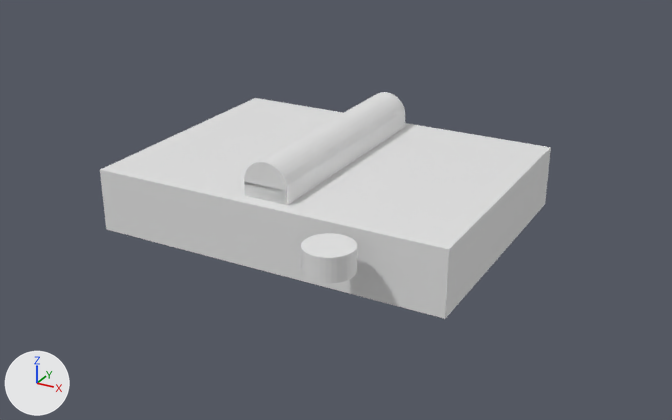
A saved change to the Blender file table.blend.
The view is the same before and after, from a 50 mm lens placed at (46.7, -84.2, 39.5), pointed at (2.6, -3.9, -0.7). Arrows for +X, +Y and +Z are at lower left; the lights stay in place.

In view in the first picture: 'Cube', '柱体', '柱体.001', '立方体'.
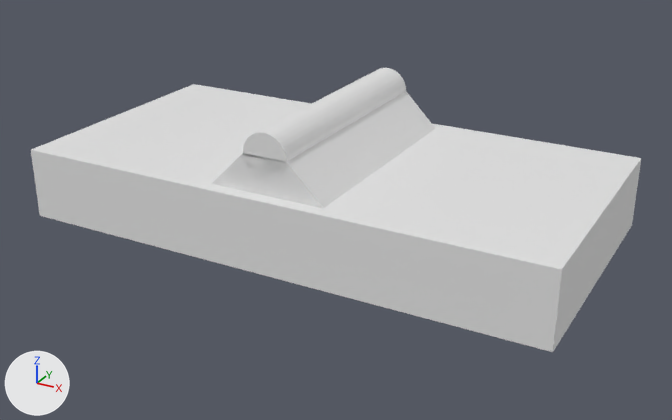
Commit message: add support foot.

Location of each change, (x1, y1, x2, y2) in pixels of the pictures (672 x 420 px):
'Cube', rescaled (35% wider, 21% taller)
    before: (100, 98, 551, 319)
    after: (31, 84, 641, 352)
'柱体', moved
    before: (244, 92, 405, 204)
    after: (243, 68, 406, 182)
'support2.001', added
    after: (287, 91, 436, 208)
'柱体.001', deleted
    before: (301, 233, 357, 283)
'support2.002', added
    after: (212, 153, 244, 191)

Edits to the bpy script that builds the scene:
```text
Add me_立方体_004:
    me_立方体_004.from_pydata([(-1.0, -1.0, -1.0), (-1.0, -1.0, 1.0), (-1.0, 1.0, -1.0), (-1.0, 1.0, 1.0), (1.0, -1.0, -1.0), (1.0, 1.0, -1.0)], [], [(0, 1, 3, 2), (2, 3, 5), (4, 1, 0), (2, 5, 4, 0), (3, 1, 4, 5)])
Change ob_cube:
    ob_cube.scale: (20.0, 15.0, 3.5) -> (30.0, 15.0, 4.0)
Change ob_柱体:
    ob_柱体.location: (0.0, 0.0, 5.0) -> (0.0, 0.0, 8.0)
Remove ob_柱体_001:
    ob_柱体_001 = bpy.data.objects.new('柱体.001', me_柱体_002)
    ob_柱体_001.location = (10.28, -19.13, 2.14)
    ob_柱体_001.scale = (2.5, 2.5, 1.25)
Add ob_support2_002:
    ob_support2_002 = bpy.data.objects.new('support2.002', me_立方体_004)
    ob_support2_002.location = (-5.0, 0.0, 5.5)
    ob_support2_002.rotation_euler = (3.142, 3.142, 0.0)  # degrees (180, 180, 0)
    ob_support2_002.scale = (2.5, 13.5, 2.5)
Add ob_support2_001:
    ob_support2_001 = bpy.data.objects.new('support2.001', me_立方体_004.copy())
    ob_support2_001.location = (5.0, 0.0, 5.5)
    ob_support2_001.scale = (2.5, 13.5, 2.5)
```
